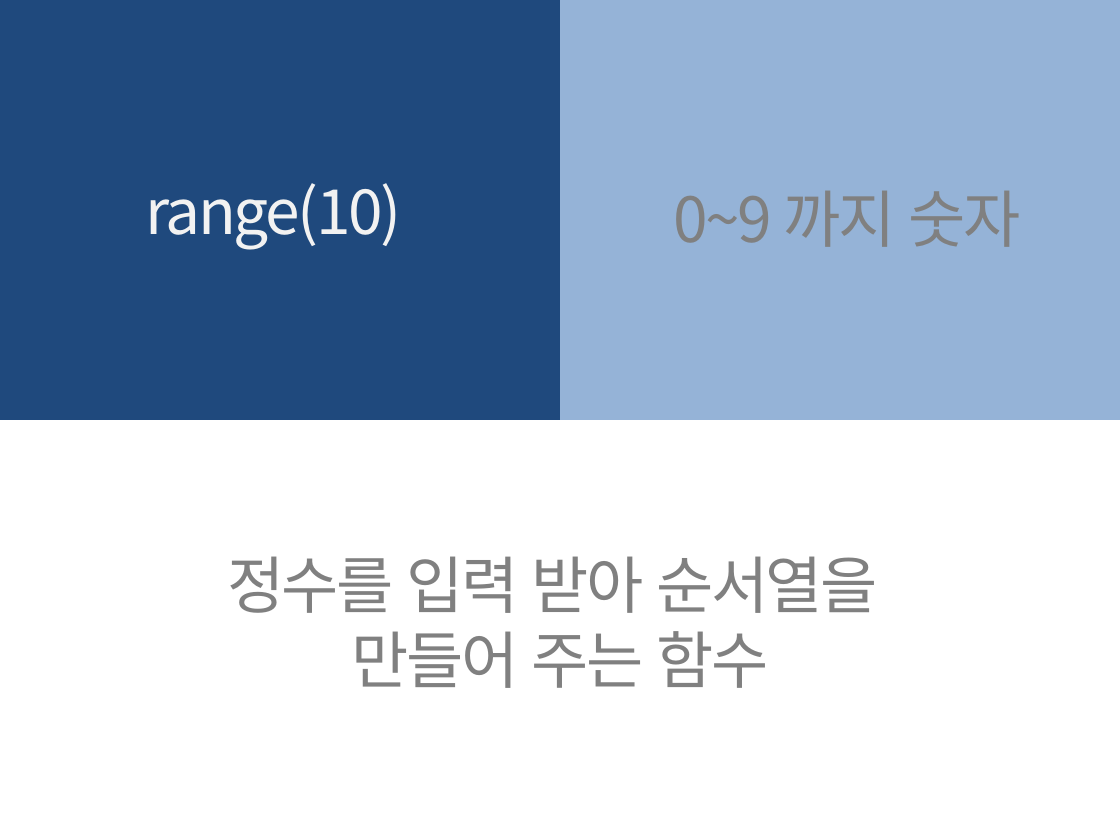
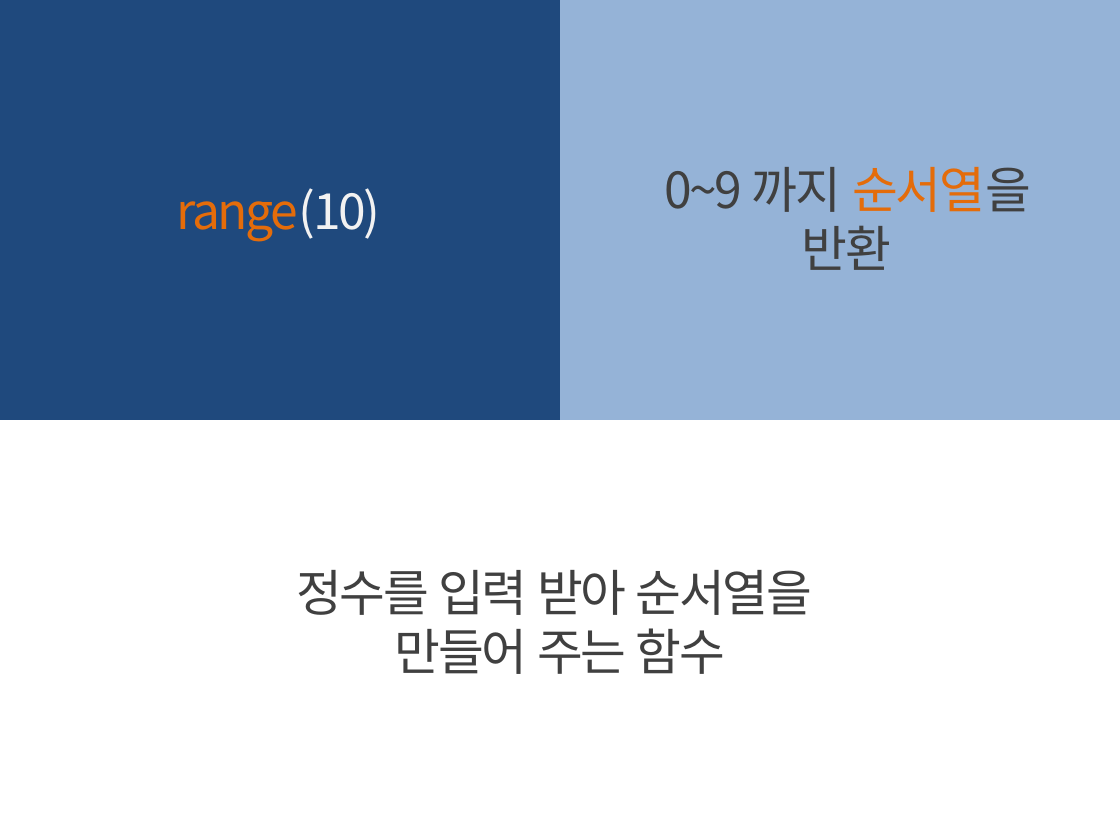
Before and after one commit to kwonkijun/python, a slide deck: slide 12 of 파이썬기초(PPT)/파이썬 기초 7강_반복문.pptx. Drawn at 1120x840 pixels with LibreOffice and Linux fonts; fonts in the diff are those of the drawing. Boxes give left, top, right and bottom in pixels: in the first picture for what was removed or moved away, otherwise in the second. Text is boxed around its words. In the diff, an @@ line names an element or a change of style, - is before the commit and + after.

```diff
--- a/파이썬기초(PPT)/파이썬 기초 7강_반복문.pptx
+++ b/파이썬기초(PPT)/파이썬 기초 7강_반복문.pptx
@@ text "range(10)": place and size @@
-text "range(10)" at box(146, 183, 402, 250)
+text "range(10)" at box(177, 188, 381, 242)
@@ text "range(10)" at box(177, 188, 381, 242): size 40 to 32 pt; text colour #F2F2F2 to #E46C0A in "range(10)" @@
@@ text at box(664, 167, 1032, 270): text changed; size 40 to 32 pt; text colour #808080 to #404040 @@
-0~9 까지 숫자
+0~9 까지 순서열을 반환
@@ text "정수를 입력 받아 순서열을" at box(296, 570, 812, 674): size 40 to 32 pt, text colour #808080 to #404040 @@
```
Also in this commit, not shown: 18 other slides changed, 39 other files.
